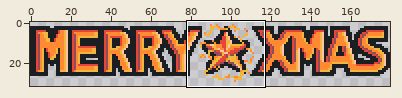
Two states of a pixel-art file, 25/SW/src/assets/footer.aseprite. Above, an overview of the earlier version with the close-up marked.
Close-up. Earlier state:
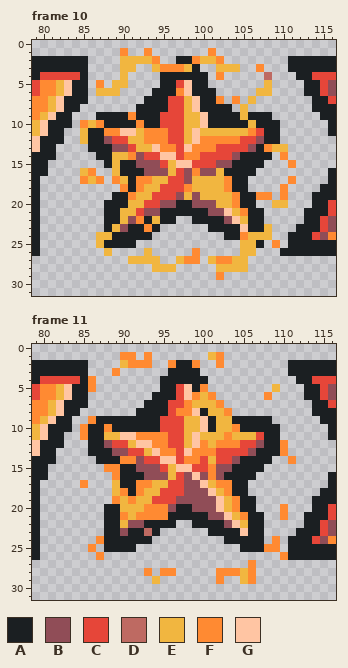
180x32 pixels, 32 frames. Shown: frame 10: x 79..116, y 0..31; frame 11: x 79..116, y 0..31. The commit also changed other frames or places, which this record leaves out.
Visible layers, top first: "sparks", "star", "merry-xmas", "merry-shad".
Palette (. is transparent): A #1b1f22  B #904d57  C #e64639  D #be6a62  E #f1b640  F #ff8a32  G #ffc5a3
Pixels before, frame 10, first column x 79:
 1 ...........F..F.......F...............
 2 AAAAAAA....EEEEF..AAFEEF........AAAAAA
 3 AAAAAAA....EE..EFFFEA..EEE..F...AAAAAA
 4 ACCCCCA....E....AAAAAA.F.....D...AACCC
 5 CFFEGAA.F.EE....AACGAA.......E....AACB
 6 CFFEGAA.EEE....AAAFGAAA.....EE....AACB
 7 FFEGAAA.......AAACCEGAAF.F.E.......AAC
 8 FFEGAA.......AAAACCEGAAAA.E........AAA
 9 FEGAA...AAAAFAAACCCEEGAAAAEAAA......AA
10 EGAAA.FEFAAAAFAACCCEEGAAAAAEAAA......A
11 EGAA..EAAFFGGEFFFCCEGEEEEEEFCAA......A
12 GAAA..EAABCCEEFFFCCEGFFFFFCCBAA.......
13 GAA....AAABBCEEGFFCGFFFCCCCBAFEE......
14 AAA.....AAEEFBCCGGCFFCCCCBAAAA.F......
15 AA.......AEAABBBCEGGCCCBBAAAA...F.....
16 AA....EF..EAAABBBECBFBBEAAAA.........A
17 A.....FEF.FEAFFEECCBEEEEFAA.....F....A
18 A..........FAFEECCCFEEEEFAA....F....AA
19 A.........AAFEECCCBEBEEEEFAAFF.F...AAA
20 A........AAAEECCBBAABBBEEFAA..EE...AAC
21 A........AAEECBBAAAAAABBGEFAA.....AAAC
22 A........AAEBFAEAA..AAAABGEAA.....AACB
23 A........AEBAAFA......AAAAGAAE...AAACB
24 A.......EEAAAAA.........AAFEEE..AAACBF
25 A.......EAAAA.............EEA.F.AAAAAA
26 A........E....E.....F.....EE...AAAAAAA
27 ............EEEE..EFF.EFFEE...........
28 ...............EEE.....EEEE...........
29 .......................F..............
Pixels before, frame 11, first column x 79:
 1 ...........FF.F.......EF..............
 2 AAAAAAA....EFFF..FAAF..F........AAAAAA
 3 AAAAAAA...F......AAAA...........AAAAAA
 4 ACCCCCAF........AAAAAA...........AACCC
 5 CFFEGAAF........AACGAF........E...AACB
 6 CFFEGAA........AAACGFEF......F....AACB
 7 FFEGAAA.......AAACCFEEEF...........AAC
 8 FFEGAA.......AAAACFFGAEEF..........AAA
 9 FEGAA..FAAAAAAAACCCEEGAEEAAAAA......AA
10 EGAAA.FAAFAAAAAACCCEEGAEEFAAAAA......A
11 EGAA..FAAEEGGFFFFCCEGEEEFEEECAA......A
12 GAAA...AABCCEGGFFCCEGFEFFFCCBAAF......
13 GAA....AAABBCCEGFFCGFFFCCCCBAAAF......
14 AAA.....AAAFFBCCGGCFFCECCBAAAA..F.....
15 AA.......FFAABBBCEGGCCFBBAAAA.........
16 AA........FAAABBBECBGBFBAAAA.........A
17 A.....F...EAAFFEECCBBGEFFAA..........A
18 A.........EFAFEECCCBBBGEFAA.........AA
19 A.........FEFEECCCBBBBBGEFAA.......AAA
20 A........AAEEEFFFBAABBBGEFAA...F...AAC
21 A........AAFEFFFFAAAAABBGEFAA..F..AAAC
22 A........AAEBBAAAA..AAAABGEAA.....AACB
23 A........AABAADA......AAAAGAA....AAACB
24 A.......FAAAAAA.........AAAAA.F.AAACBF
25 A......F.AAAA.............AAAFF.AAAAAA
26 A.......F......................FAAAAAA
27 ...........................F..........
28 ..............F.FF.....FFFEF..........
29 ...............E.......F..EF..........
And afterwards:
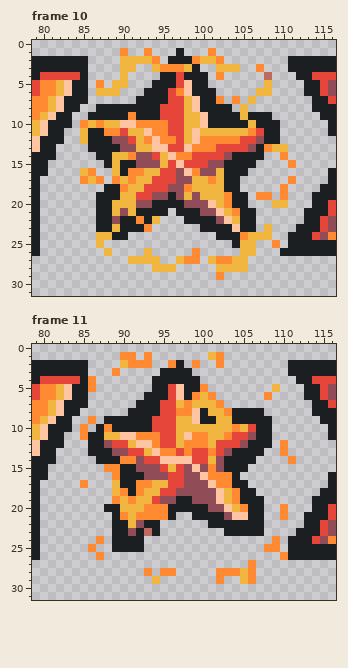
What changed:
Changed rows in their new state; - is an unchanged pixel.
Frame 10, layer "star":
first column x 86:
 1 -----------A-----------
 2 ----------A------------
 4 -----------C-----------
 5 --------A--------------
 6 -------A--C------------
 7 ------A----------------
 8 -AAAAA---C-------------
 9 A----------------------
10 --EEGG-FFF-------------
11 ----CE-G---------------
12 --ABBC--G-F------------
13 ---A-B---GC------------
14 -------B-E-F-C---BA---.
15 ---------EC-C--B-A---.-
16 -----FFEECCBG-------.--
17 -----FEECC-B---F-A-.---
18 --AA-EECC-BB-----A-.---
19 -AA-EECCBBA------FA-.--
20 -A-EE-BBAAA-B--G-FA-.--
21 -A-EB-AAA-.---B-GEFA-.-
22 -A-BAA---..-A---BGEA-.-
23 -A--A---.-----A---GA-.-
24 -----...--------A------
25 --....------------A--.-
Frame 11, layer "star":
first column x 86:
 2 ------------.-----------
 3 ---------A---.----------
 4 --------A-----.---------
 5 --------A-CGA-----------
 6 -------A--CGA-----------
 7 ------A--C-E------------
 8 -----A---C--------AAAA--
 9 -.------C--E-GA---------
10 .-------C--E--EE---EC--.
11 ---------C-EGFF---CCBA-.
12 ---------C-EFF--CCCBAA-.
13 ------------FCC--BAAA-..
14 -----------GGC--BAA--..-
15 -----------CBGB--A--..--
16 ----------C--BG-FF-..---
17 --------------BG--------
18 -----------B---BGEF-A---
19 ---------BBAA--------A--
20 ----------A--AA-BGEF-A--
21 --.--------..--AABGG----
22 --.-AE---..--..--AAA----
23 --.-AB---------..--A----
24 --.----.---------.....--
25 --.---A------------...--
